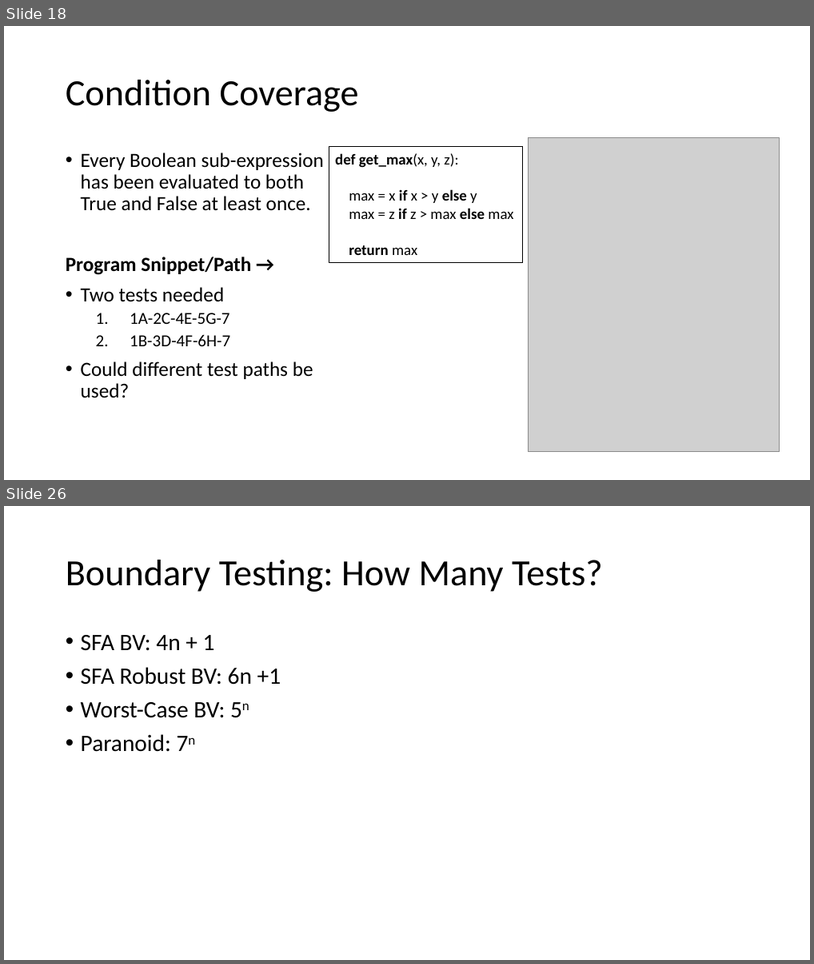
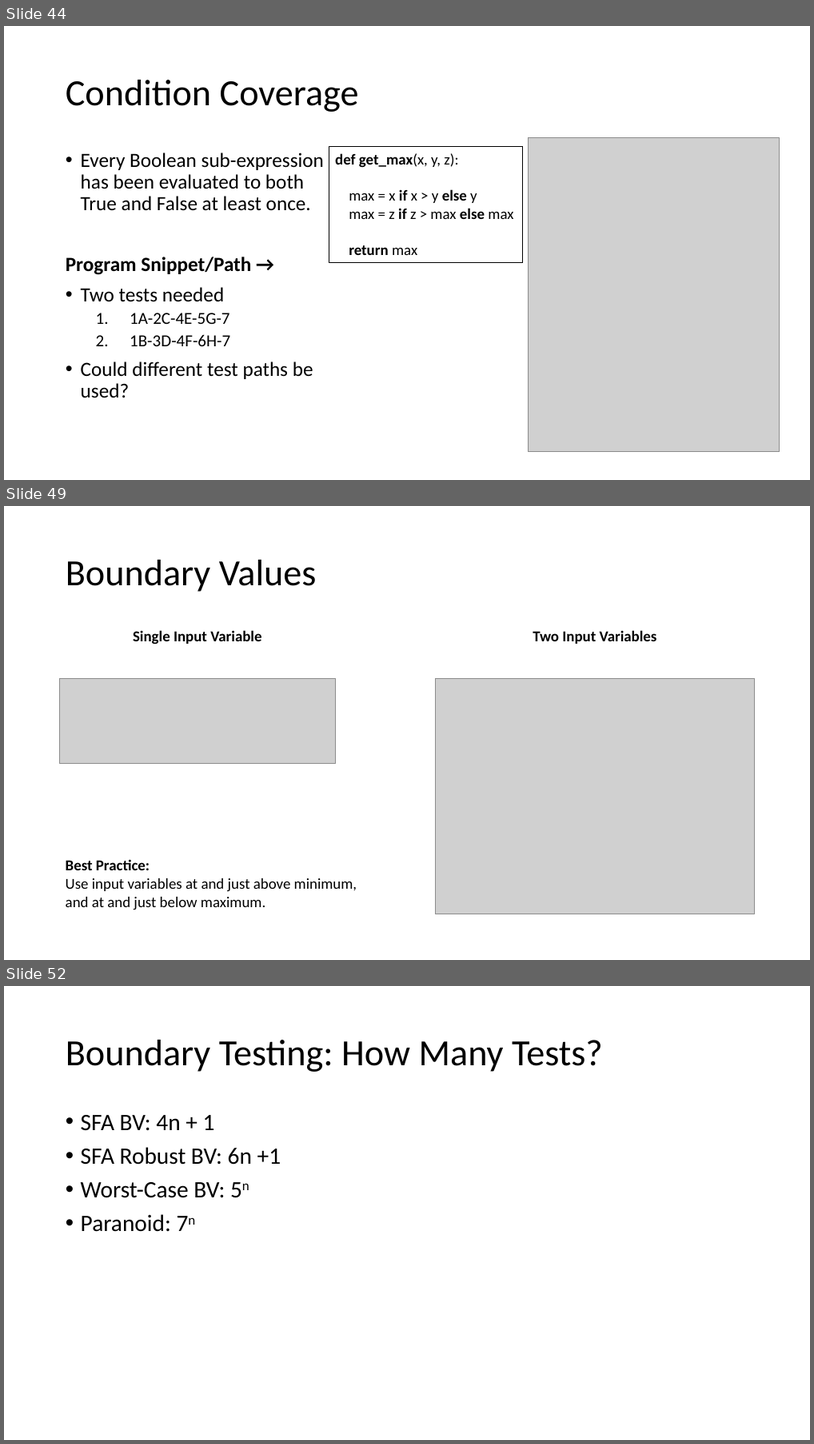
Before and after one commit to donaldsawyer/phdata-tdd-r, a slide deck: tdd_test_r.pptx. Shown one above the other, each under a label of ours: slides 18 and 26 before the commit, slides 44, 49 and 52 after it; the slides between them are not shown. The pictures are 814x964 and 814x1444 pixels, drawn with LibreOffice and Linux fonts; fonts in the diff are those of the drawing; grey boxes stand for pictures. Boxes give left, top, right and bottom in pixels: in the first picture for what was removed or moved away, otherwise in the second. Text is boxed around its words. In the diff, an @@ line names an element or a change of style, - is before the commit and + after.

```diff
--- a/tdd_test_r.pptx
+++ b/tdd_test_r.pptx
@@ slide 49 added at [4, 506, 810, 960], background #FFFFFF @@
@@ title added at [66, 560, 317, 592], 44 pt, text #000000 @@
+Boundary Values
@@ text added at [133, 630, 262, 644], 18 pt, text #000000, bold @@
+Single Input Variable
@@ text added at [533, 630, 658, 644], 18 pt, text #000000, bold @@
+Two Input Variables
@@ picture added at [60, 679, 336, 763] @@
@@ picture added at [435, 679, 754, 914] @@
@@ text added at [66, 859, 357, 910], 18 pt, text #000000 @@
+Best Practice:
+Use input variables at and just above minimum, and at and just below maximum.
@@ what was slide 18 is now slide 44 @@
@@ what was slide 26 is now slide 52 @@
```
Also in this commit, not shown: 21 other slides added.
